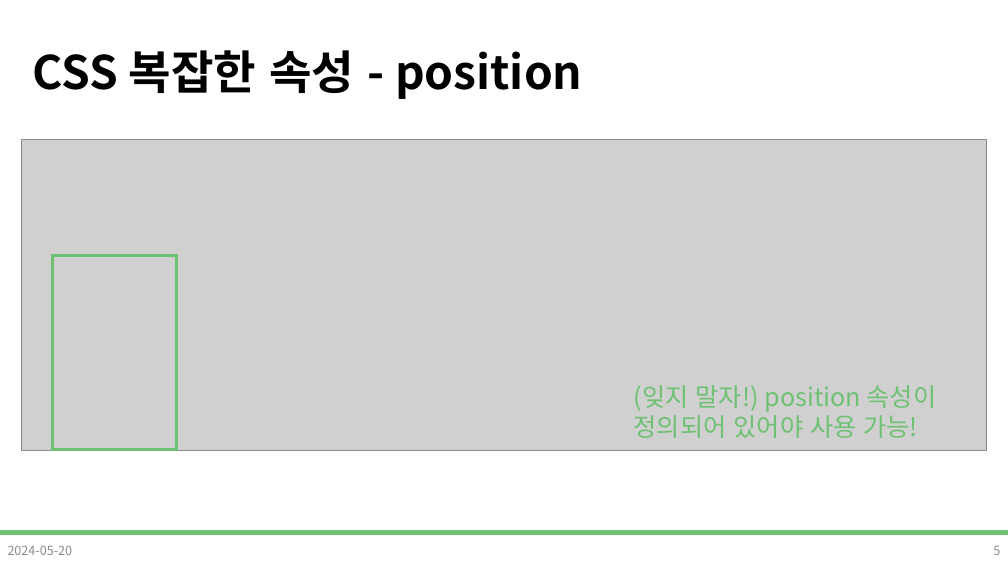
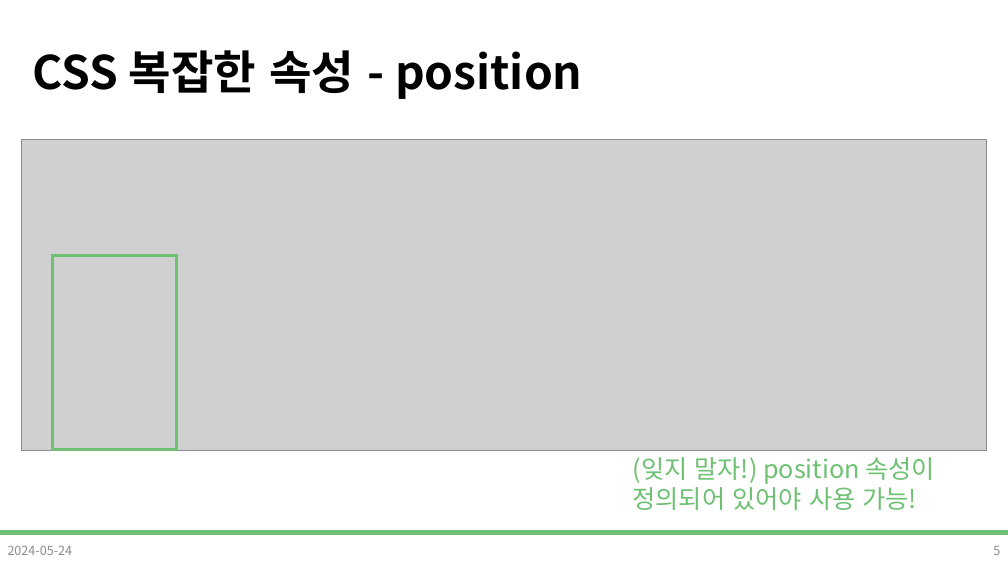
Before and after one commit to DevDamon0527/SeSAC_Yeongdeungpo_Campus_6th, a slide deck: slide 5 of material/[SeSAC_YDP_6] 03_CSS_3.pptx. Drawn at 1008x567 pixels with LibreOffice and Linux fonts; fonts in the diff are those of the drawing; grey boxes stand for pictures; background and template pictures are left out. Boxes give left, top, right and bottom in pixels: in the first picture for what was removed or moved away, otherwise in the second. Text is boxed around its words. In the diff, an @@ line names an element or a change of style, - is before the commit and + after.

```diff
--- a/material/[SeSAC_YDP_6] 03_CSS_3.pptx
+++ b/material/[SeSAC_YDP_6] 03_CSS_3.pptx
@@ text "(잊지 말자!) position 속성이 정의되어 ...": place and size @@
-text "(잊지 말자!) position 속성이 정의되어 ..." at bbox=[634, 385, 937, 438]
+text "(잊지 말자!) position 속성이 정의되어 ..." at bbox=[633, 457, 936, 510]
@@ text at bbox=[8, 546, 73, 555]: text changed @@
-2024-05-20
+2024-05-24
```
Also in this commit, not shown: 13 other slides changed, 3 slides added, 16 other files.
